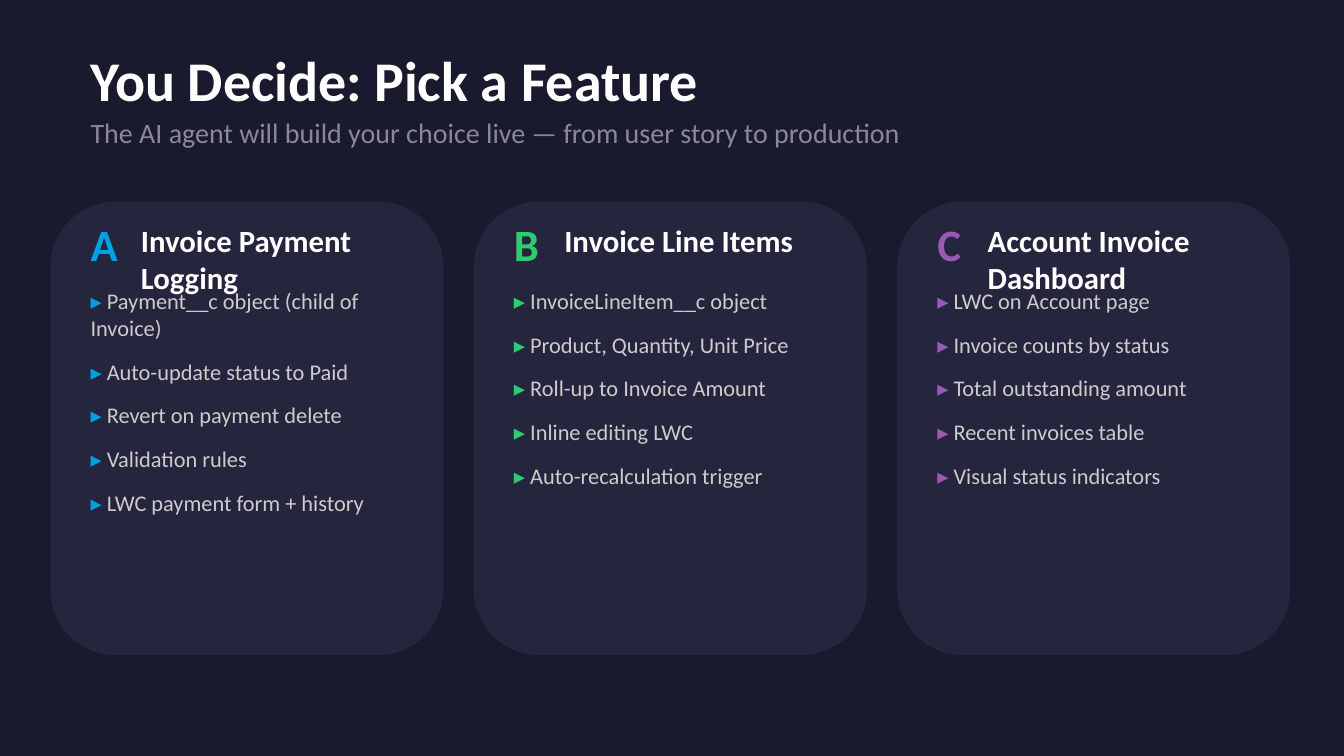
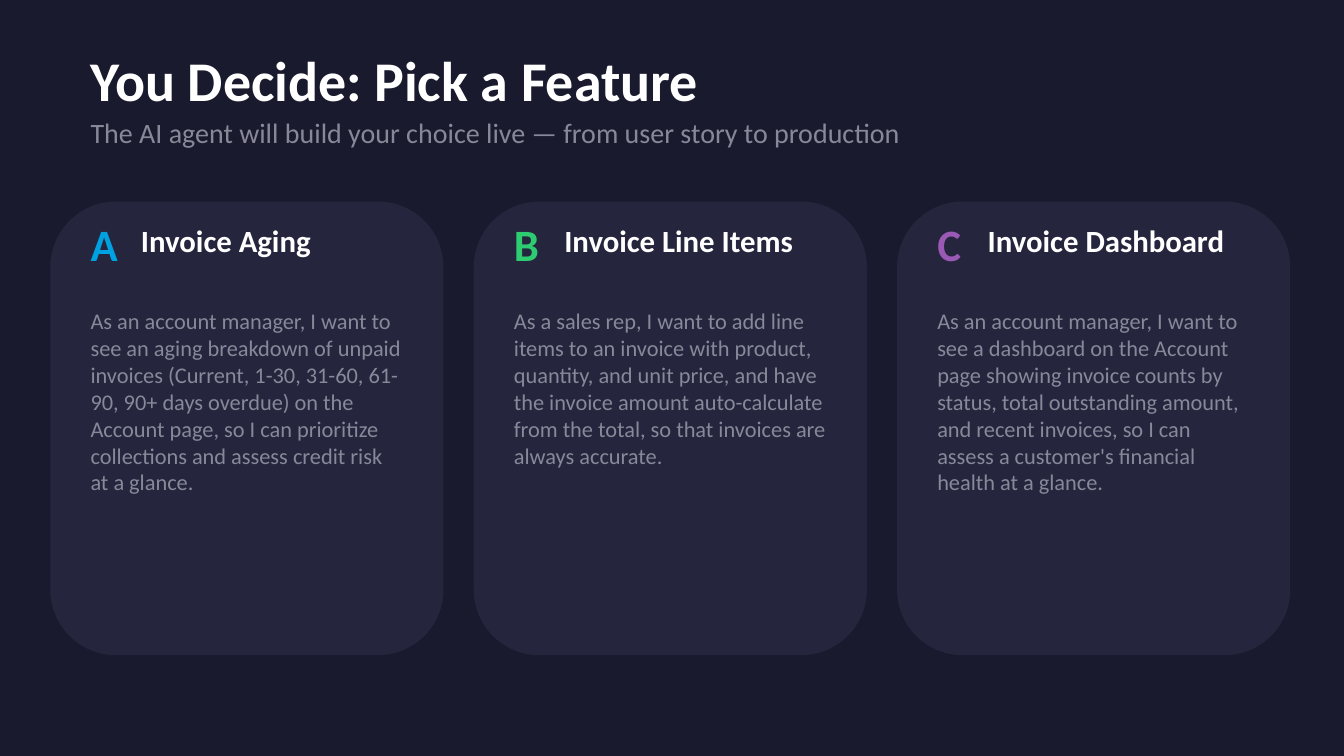
Before and after one commit to vernemi2/claude-code-user-group, a slide deck: slide 3 of docs/presentation.pptx. Drawn at 1344x756 pixels with LibreOffice and Linux fonts; fonts in the diff are those of the drawing. Boxes give left, top, right and bottom in pixels: in the first picture for what was removed or moved away, otherwise in the second. Text is boxed around its words. In the diff, an @@ line names an element or a change of style, - is before the commit and + after.

```diff
--- a/docs/presentation.pptx
+++ b/docs/presentation.pptx
@@ text at (141, 230, 311, 258): text changed @@
-Invoice Payment Logging
+Invoice Aging
@@ text at (988, 230, 1225, 253): text changed @@
-Account Invoice Dashboard
+Invoice Dashboard
@@ text at (91, 315, 401, 464): text changed; text colour #CCCCCC to #888899 @@
-▸ Payment__c object (child of Invoice)
-▸ Auto-update status to Paid
-▸ Revert on payment delete
-▸ Validation rules
-▸ LWC payment form + history
+As an account manager, I want to see an aging breakdown of unpaid invoices (Current, 1-30, 31-60, 61-90, 90+ days overdue) on the Account page, so I can prioritize collections and assess credit risk at a glance.
@@ text at (514, 313, 825, 468): text changed; text colour #CCCCCC to #888899 @@
-▸ InvoiceLineItem__c object
-▸ Product, Quantity, Unit Price
-▸ Roll-up to Invoice Amount
-▸ Inline editing LWC
-▸ Auto-recalculation trigger
+As a sales rep, I want to add line items to an invoice with product, quantity, and unit price, and have the invoice amount auto-calculate from the total, so that invoices are always accurate.
@@ text at (937, 315, 1239, 494): text changed; text colour #CCCCCC to #888899 @@
-▸ LWC on Account page
-▸ Invoice counts by status
-▸ Total outstanding amount
-▸ Recent invoices table
-▸ Visual status indicators
+As an account manager, I want to see a dashboard on the Account page showing invoice counts by status, total outstanding amount, and recent invoices, so I can assess a customer's financial health at a glance.
```
Also in this commit, not shown: 3 other slides changed, 1 other file.
